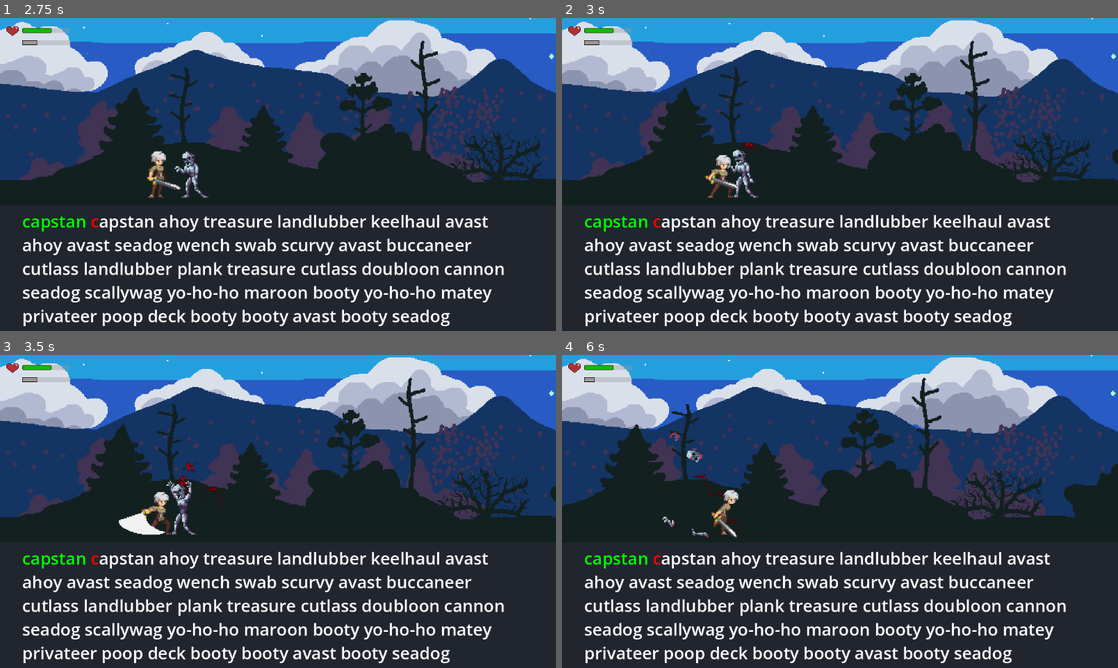
Above: before the commit, frames 1-4 (two rows, left to right).
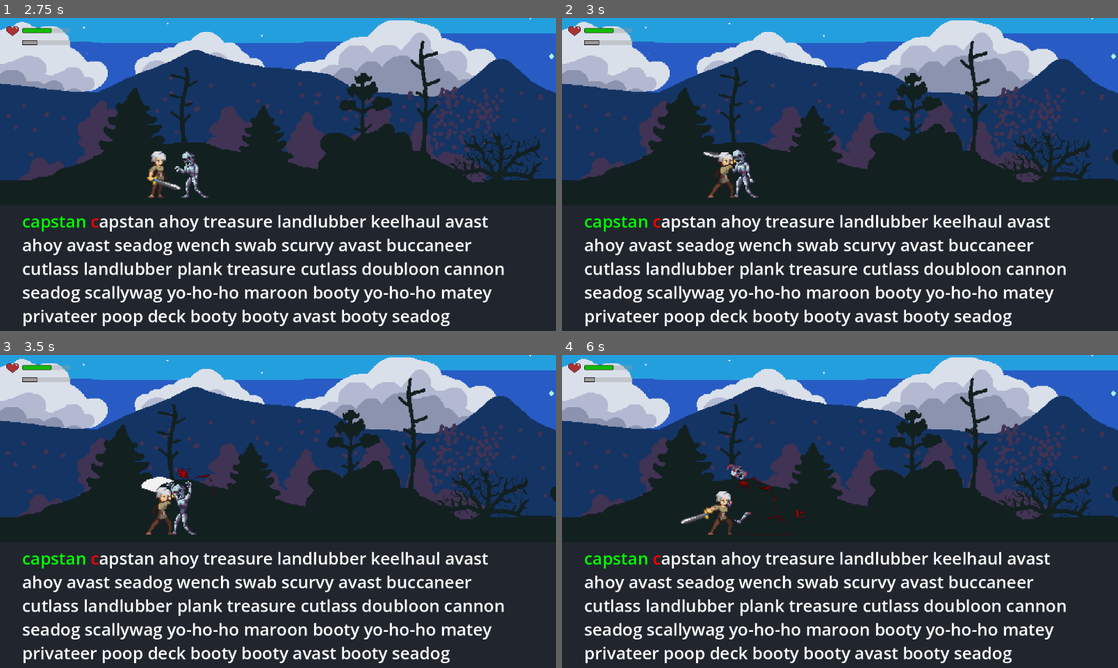
Above: after the commit, the same moments.

Repository: Rip50/RogueType
Game: Godot game, scene res://scenes/levels/level_night_forest.tscn
The game is run twice, just before and just after one commit, with the same random seed, the same clock (stepped at 60 frames per second) and the same inputs.
Inputs (mouse positions are in pixels of both pictures, inside the frame that each line leads up to):
- Up to frame 1 (2.75 s): tap Enter at 0.5 s; move the mouse to (400, 158) at 0.52 s; hold Right (move_right) 0.53-2.03 s; tap Space (attack) at 0.6, 1.35, 2.3 s; click (400, 158) at 0.67 s; move the mouse to (166, 190) at 1.27 s; move the mouse to (333, 105) at 2.02 s; tap Tab (pick_up) at 2.1 s
- Up to frame 2 (3 s): move the mouse to (812, 237) at 2.77 s; hold Right (move_right) from 2.78 s (still down); tap Space (attack) at 2.85 s; click (812, 237) at 2.92 s
- Up to frame 3 (3.5 s): keep holding Right (move_right)
- Up to frame 4 (6 s): move the mouse to (1006, 558) at 3.52 s; tap Space (attack) at 3.6, 4.55, 5.1, 5.85 s; move the mouse to (673, 464) at 4.27 s; release Right (move_right) at 4.28 s; tap Tab (pick_up) at 4.35 s; move the mouse to (867, 511) at 5.02 s; hold Right (move_right) 5.03-5.78 s; click (867, 511) at 5.17 s; move the mouse to (756, 433) at 5.77 s

Frame 1 is identical in both runs. In frame 2, 0.4% of the frame differs, in the area x 25-35%, y 39-58%; in frame 3, 1.0%; in frame 4, 13%, in the area x 0-100%, y 0-59%.

Commit message:
More smooth movement and transition between Mia's states

Diff:
--- a/scenes/player.gd
+++ b/scenes/player.gd
@@ -43,7 +43,6 @@
 	mia_melee_attacking_state.view_clear.connect(try_transit.bind(mia_running_transition))
 	mia_defense_state.defense_completed.connect(mia_iddle_transition)
 
-
 	action_timer.timeout.connect(mia_iddle_transition)
 
 
@@ -85,6 +84,10 @@
 	movement_stats.stop_smoothly()
 
 
+func stop() -> void:
+	movement_stats.stop()
+
+
 func move() -> void:
 	movement_stats.move()
 
--- a/scenes/player.tscn
+++ b/scenes/player.tscn
@@ -211,6 +211,7 @@
 [node name="AttackStats" type="Node" parent="."]
 script = ExtResource("3_sjfsi")
 basic_damage = 10.0
+cooldown_time_sec = 0.3
 
 [node name="MovementStats" type="Node" parent="." node_paths=PackedStringArray("character")]
 script = ExtResource("4_qtbgm")
--- a/scenes/state.gd
+++ b/scenes/state.gd
@@ -4,11 +4,12 @@
 @export var actor : CharacterBody2D
 @export var animated_sprite : AnimatedSprite2D
 
+signal state_step_completed
+signal finished
 
 func enter_state() -> void:
 	pass
 
 
 func exit_state() -> void:
-	# Potentially can cause an issue
 	set_physics_process(false)
--- a/scenes/states/mia_melee_attacking_state.gd
+++ b/scenes/states/mia_melee_attacking_state.gd
@@ -5,28 +5,18 @@
 
 @export var sight: RayCast2D
 @export var attack_stats: AttackStats
-@onready var timer: Timer
 
 var _last_attack_type: AttackType = AttackType.NONE
 var view_is_clear := false
 
 signal view_clear
-signal attack_completed
-
-
-func _ready() -> void:
-	timer = Timer.new()
-	timer.one_shot = true
-	timer.autostart = false
-	timer.timeout.connect(emit_signal.bind("attack_completed"))
-	add_child(timer)
 
 
 func enter_state() -> void:
 	view_is_clear = false
 	set_physics_process(true)
 	animated_sprite.animation_finished.connect(attack)
-	attack()
+	_begin_attacking()
 
 
 func _physics_process(_delta: float) -> void:
@@ -35,9 +25,16 @@
 		view_is_clear = true
 
 
+func _begin_attacking() -> void:
+	_last_attack_type = AttackType.MELEE_1
+	animated_sprite.play("melee_1")
+
+
 func attack() -> void:
 	# Emmiting in the beginning of attack to make sure that animation has been finished
 	if view_is_clear:
+		# To freeze swinging pose for a moment after enemy is dead
+		await get_tree().create_timer(attack_stats.cooldown_time_sec).timeout
 		view_clear.emit()
 		return
 
@@ -50,11 +47,8 @@
 
 	actor.attack_melee()
 
-	timer.start(attack_stats.preparation_time_sec)
-
 
 func exit_state() -> void:
-	set_physics_process(false)
-	timer.stop()
 	animated_sprite.animation_finished.disconnect(attack)
 	_last_attack_type = AttackType.NONE
+	super.exit_state()
--- a/scenes/states/mia_running_state.gd
+++ b/scenes/states/mia_running_state.gd
@@ -13,11 +13,6 @@
 
 
 func _physics_process(delta: float) -> void:
-	var colliding_object = sight.get_collider() as Node2D
-	if colliding_object != null:
+	var collider = sight.get_collider() as Node2D
+	if collider != null and collider.is_in_group("Enemy"):
 		saw_enemy.emit()
-
-
-func exit_state() -> void:
-	# Potentially can cause an issue
-	set_physics_process(false)
